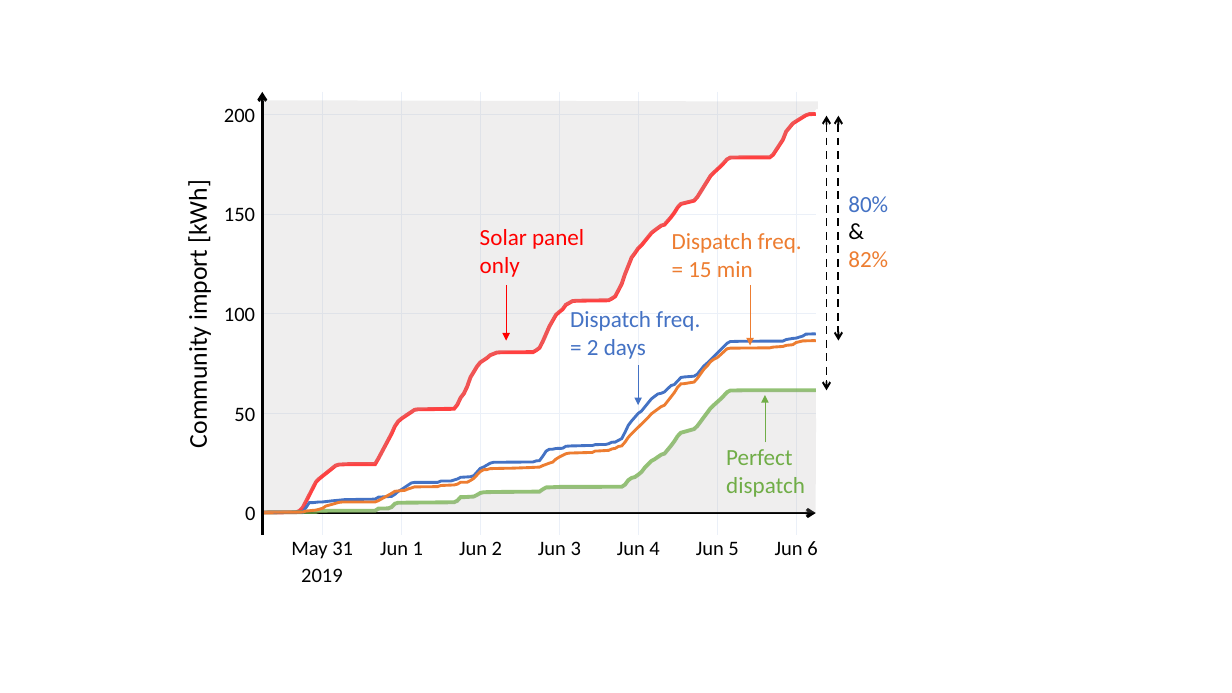
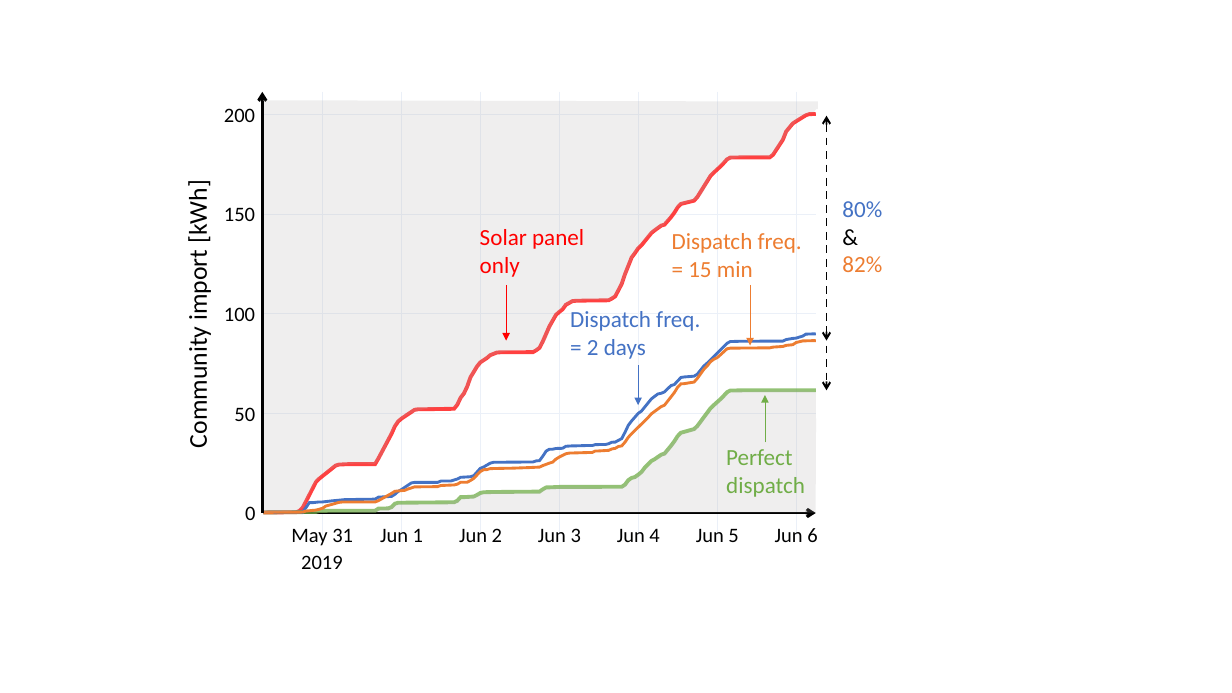
Before and after one commit to Jonathan56/supplementary_thesis, a slide deck: slide 43 of figures.pptx (slide 41 before the commit). Drawn at 1232x693 pixels with LibreOffice and Linux fonts; fonts in the diff are those of the drawing. Boxes give left, top, right and bottom in pixels: in the first picture for what was removed or moved away, otherwise in the second. Text is boxed around its words. In the diff, an @@ line names an element or a change of style, - is before the commit and + after.

```diff
--- a/figures.pptx
+++ b/figures.pptx
@@ freeform shape: place and size @@
-freeform shape at box(262, 91, 263, 534)
+freeform shape at box(262, 91, 267, 513)
@@ double arrow moved from (838, 116) - (838, 341) to (826, 116) - (826, 341) @@
@@ text "80%": place and size @@
-text "80%" at box(848, 196, 888, 267)
+text "80%" at box(842, 201, 882, 272)
@@ double arrow moved from (826, 116) - (826, 390) to (826, 346) - (826, 390) @@
@@ double arrow (826, 346) - (826, 390): double arrow to arrow @@
@@ 8 texts: place and size @@
-8 texts at box(291, 541, 817, 582)
+8 texts at box(291, 528, 817, 569)
```
Also in this commit, not shown: 1 other slide changed, 4 slides added, 12 other files.
